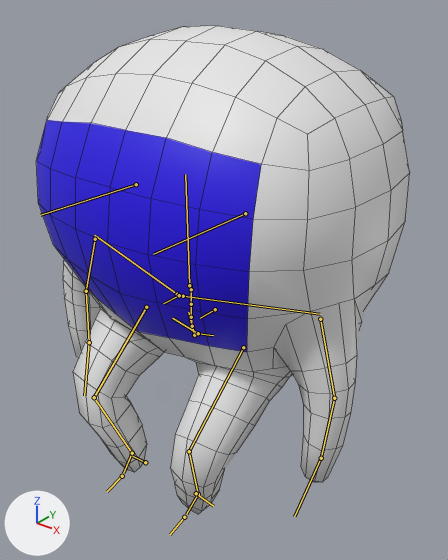
Two versions of the FBX model Assets/Characters/Worker/Animations/workersitframe.fbx, one commit apart.
The view is the same before and after, from a 50 mm lens placed at (3.31, -3.65, 4.61), pointed at (0.19, 0.25, 2.19). The lights are fixed; the arrows at lower left show +X, +Y and +Z. Both versions are drawn at frame 1 of the action 'metarig|metarigAction'; the numbers are the values there. The bones that bend it are drawn over the model as lines. Mesh edges are drawn as thin lines.
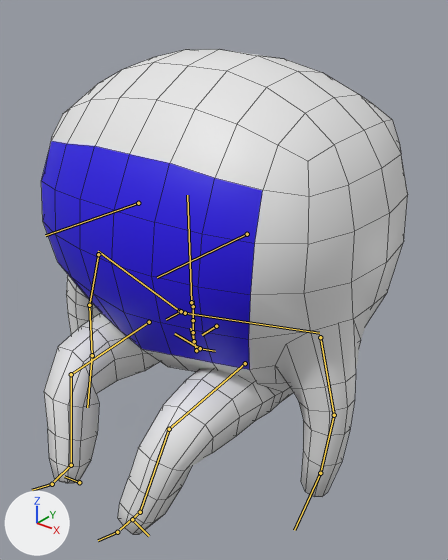
Edits to the bpy script that builds the scene:
```text
Change bone_hips:
    where bone_hips = bpy.data.objects['metarig'].pose.bones['hips']
    bone_hips.location: (0.0, -0.108, 0.028) -> (0.0, -0.206, 0.041)
Change bone_thigh_l:
    where bone_thigh_l = bpy.data.objects['metarig'].pose.bones['thigh.L']  # child of 'hips'
    bone_thigh_l.rotation_quaternion: (0.926, -0.377, 0.0, 0.0) -> (0.767, -0.642, 0.0, 0.0)  # degrees (-44, 0, 0) -> degrees (-80, 0, 0)
Change bone_thigh_r:
    where bone_thigh_r = bpy.data.objects['metarig'].pose.bones['thigh.R']  # child of 'hips'
    bone_thigh_r.rotation_quaternion: (0.926, -0.377, 0.0, 0.0) -> (0.767, -0.642, 0.0, 0.0)  # degrees (-44, 0, 0) -> degrees (-80, 0, 0)
```

What differs and where, as boxes (x1, y1, x2, y2) in the pictures (448 x 560 px):
'Cube', posed: before (36, 26, 410, 514); after (41, 49, 408, 534)
bone 'hips', root to tip: before (194, 335) to (188, 312); after (196, 350) to (190, 328)
bone 'thigh.L', root to tip: before (243, 347) to (189, 451); after (245, 363) to (169, 429)
bone 'thigh.R', root to tip: before (146, 307) to (94, 397); after (149, 322) to (71, 374)
